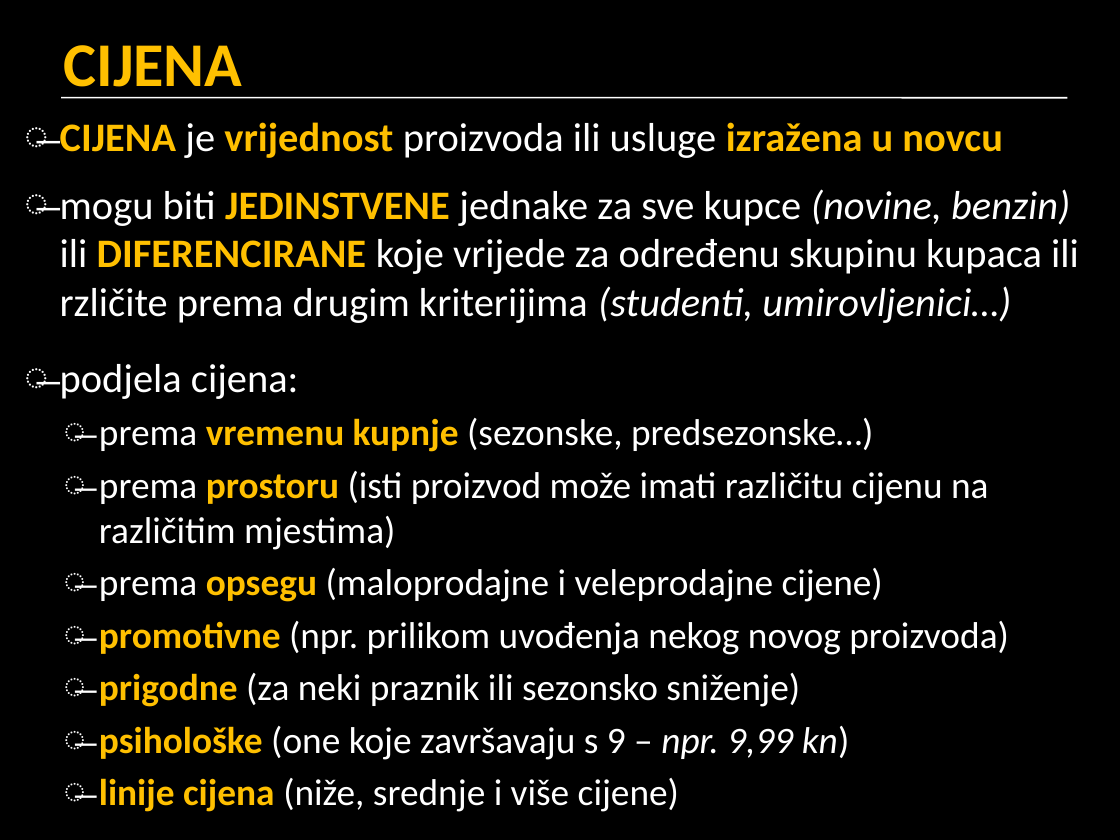
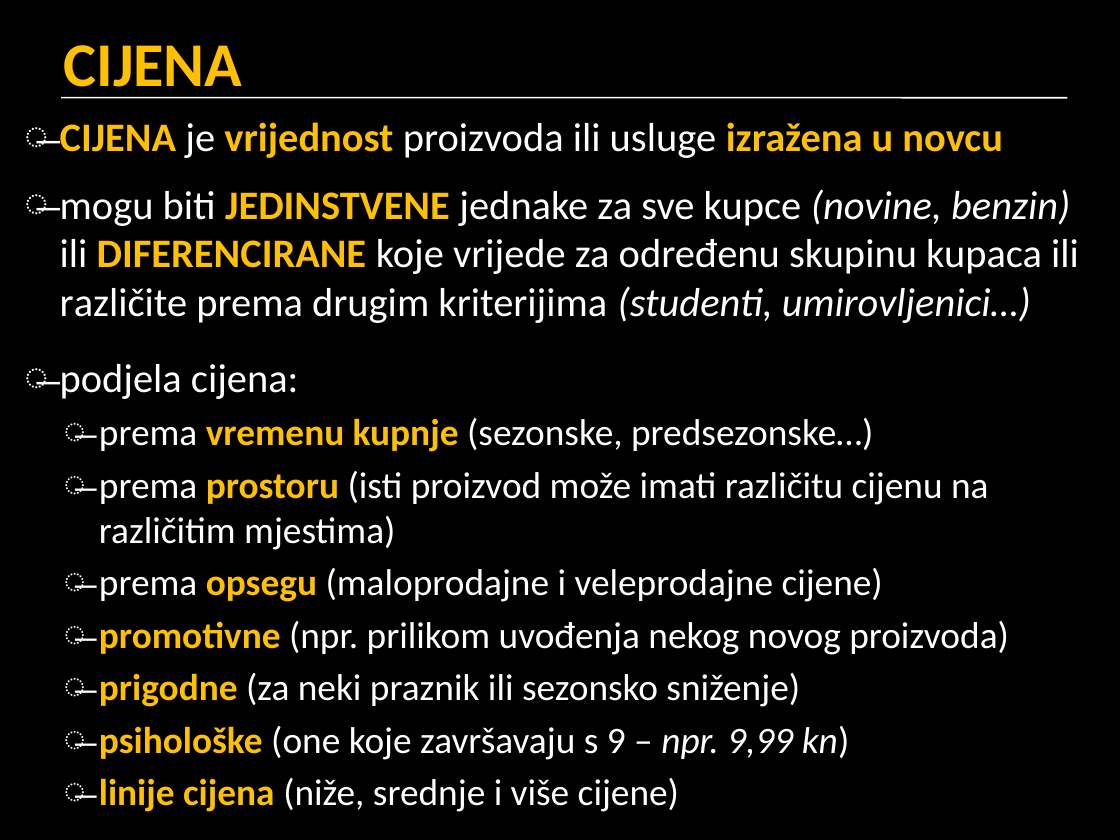
Before and after one commit to srednja-skola/politika, a slide deck: slide 18 of data/pptx/010_poduzetnistvo.pptx. Drawn at 1120x840 pixels with LibreOffice and Linux fonts; fonts in the diff are those of the drawing. Boxes give left, top, right and bottom in pixels: in the first picture for what was removed or moved away, otherwise in the second. Text is boxed around its words. In the diff, an @@ line names an element or a change of style, - is before the commit and + after.

```diff
--- a/data/pptx/010_poduzetnistvo.pptx
+++ b/data/pptx/010_poduzetnistvo.pptx
@@ text at <box>60,189,1079,323</box>: text changed @@
-̶ mogu biti JEDINSTVENE jednake za sve kupce (novine, benzin) ili DIFERENCIRANE koje vrijede za određenu skupinu kupaca ili rzličite prema drugim kriterijima (studenti, umirovljenici…)
+̶ mogu biti JEDINSTVENE jednake za sve kupce (novine, benzin) ili DIFERENCIRANE koje vrijede za određenu skupinu kupaca ili različite prema drugim kriterijima (studenti, umirovljenici…)
```
Also in this commit, not shown: 7 other slides changed, 1 other file.
